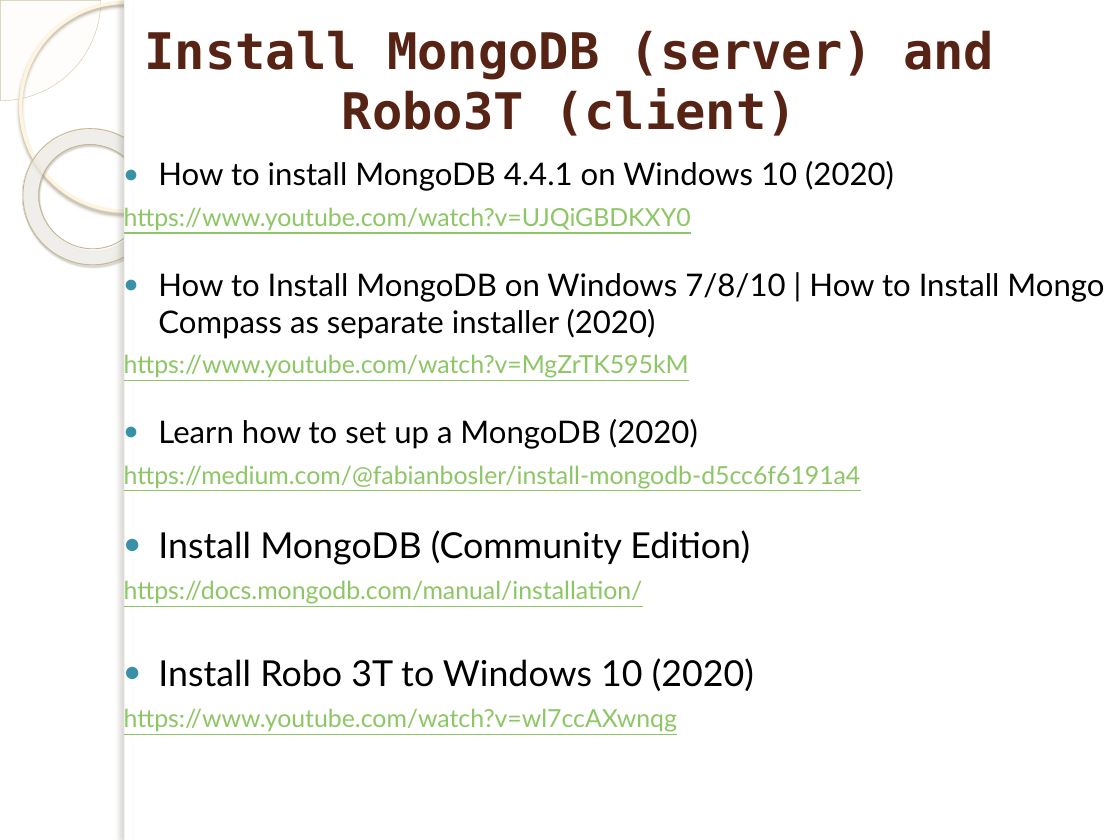
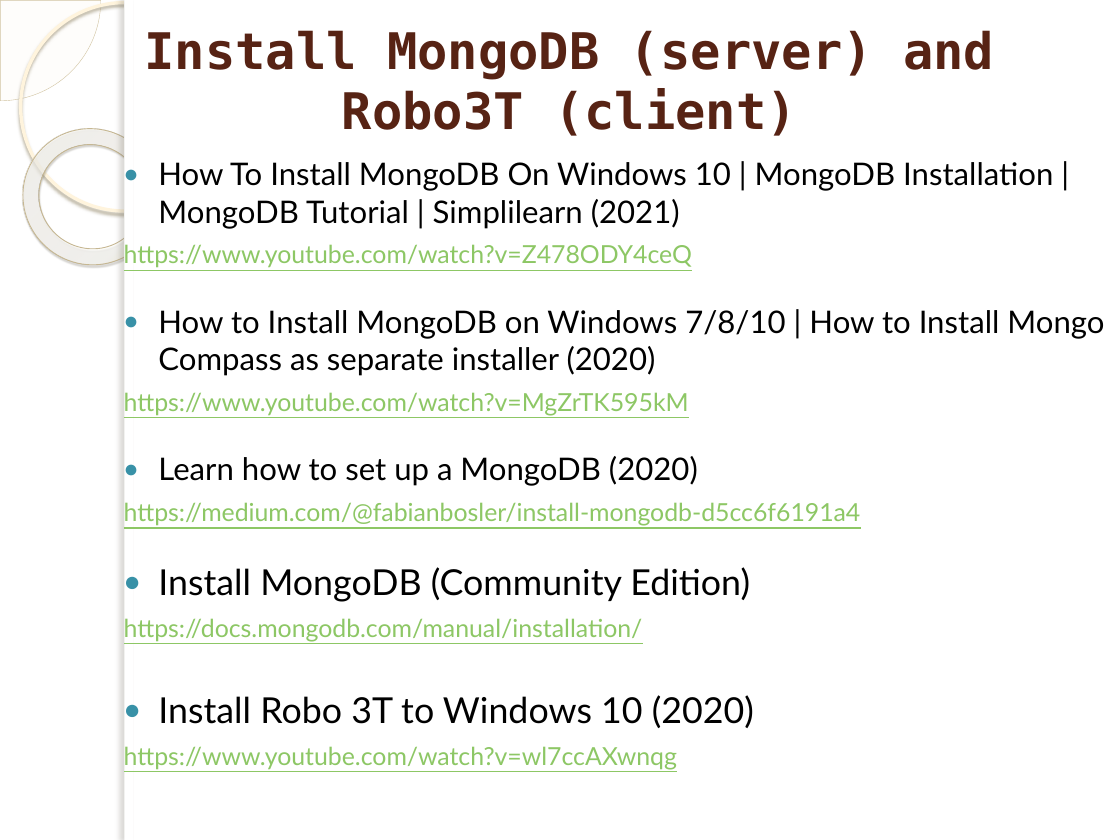
Before and after one commit to marinfotache/Polyglot-Persistence-and-Big-Data, a slide deck: slide 4 of 01 Document Databases. MongoDB/01 Document_DB__MongoDB.pptx. Drawn at 1120x840 pixels with LibreOffice and Linux fonts; fonts in the diff are those of the drawing; background and template pictures are left out. Boxes give left, top, right and bottom in pixels: in the first picture for what was removed or moved away, otherwise in the second. Text is boxed around its words. In the diff, an @@ line names an element or a change of style, - is before the commit and + after.

```diff
--- a/01 Document Databases. MongoDB/01 Document_DB__MongoDB.pptx
+++ b/01 Document Databases. MongoDB/01 Document_DB__MongoDB.pptx
@@ text at [124, 162, 1053, 268]: text changed; size 16 to 20 pt; text colour #8DC765 to #000000 @@
-● How to install MongoDB 4.4.1 on Windows 10 (2020)
-https://www.youtube.com/watch?v=UJQiGBDKXY0
+● How To Install MongoDB On Windows 10 | MongoDB Installation | MongoDB Tutorial | Simplilearn (2021)
+https://www.youtube.com/watch?v=Z478ODY4ceQ
```
